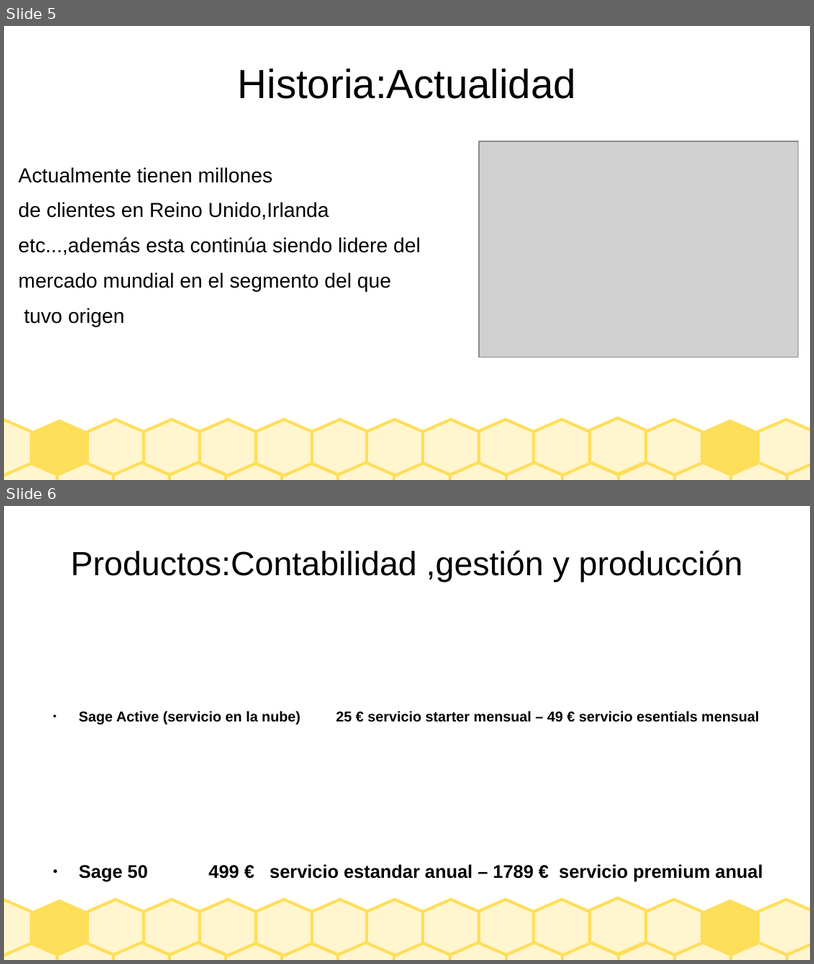
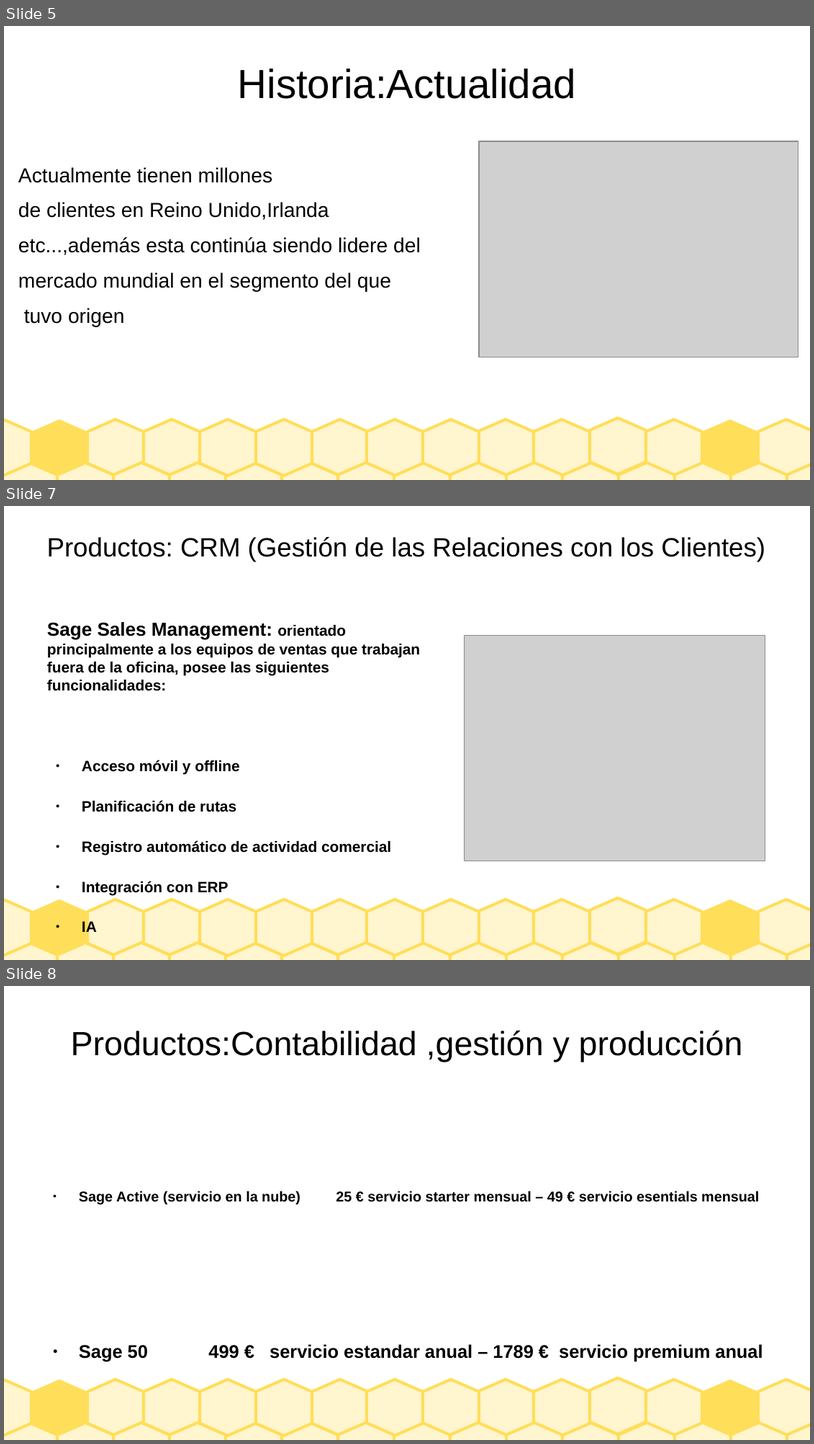
Before and after one commit to Borja-68/asignaturas, a slide deck: sistemas empresa/Presentacion_SAGE.odp. Shown one above the other, each under a label of ours: slides 5 and 6 before the commit, slides 5, 7 and 8 after it; the slides between them are not shown. The pictures are 814x964 and 814x1444 pixels, drawn with LibreOffice and Linux fonts; fonts in the diff are those of the drawing; grey boxes stand for pictures. Boxes give left, top, right and bottom in pixels: in the first picture for what was removed or moved away, otherwise in the second. Text is boxed around its words. In the diff, an @@ line names an element or a change of style, - is before the commit and + after.

```diff
--- a/sistemas empresa/Presentacion_SAGE.odp
+++ b/sistemas empresa/Presentacion_SAGE.odp
@@ slide 7 added at [4, 506, 810, 960], background #FFFFFF; not listed: 30 template elements that a slide beside it also shows @@
@@ title added at [47, 537, 766, 561], 26 pt, text #000000 @@
+Productos: CRM (Gestión de las Relaciones con los Clientes)
@@ text added at [47, 622, 420, 935], 14.8 pt, text #000000, bold @@
+Sage Sales Management: orientado principalmente a los equipos de ventas que trabajan fuera de la oficina, posee las siguientes funcionalidades:
+● Acceso móvil y offline
+● Planificación de rutas
+● Registro automático de actividad comercial
+● Integración con ERP
+● IA
+● Dashboards y análisis en tiempo real
@@ picture added at [465, 636, 766, 861] @@
@@ what was slide 6 is now slide 8 @@
```
Also in this commit, not shown: 1 other slide added, 1 slide removed.
